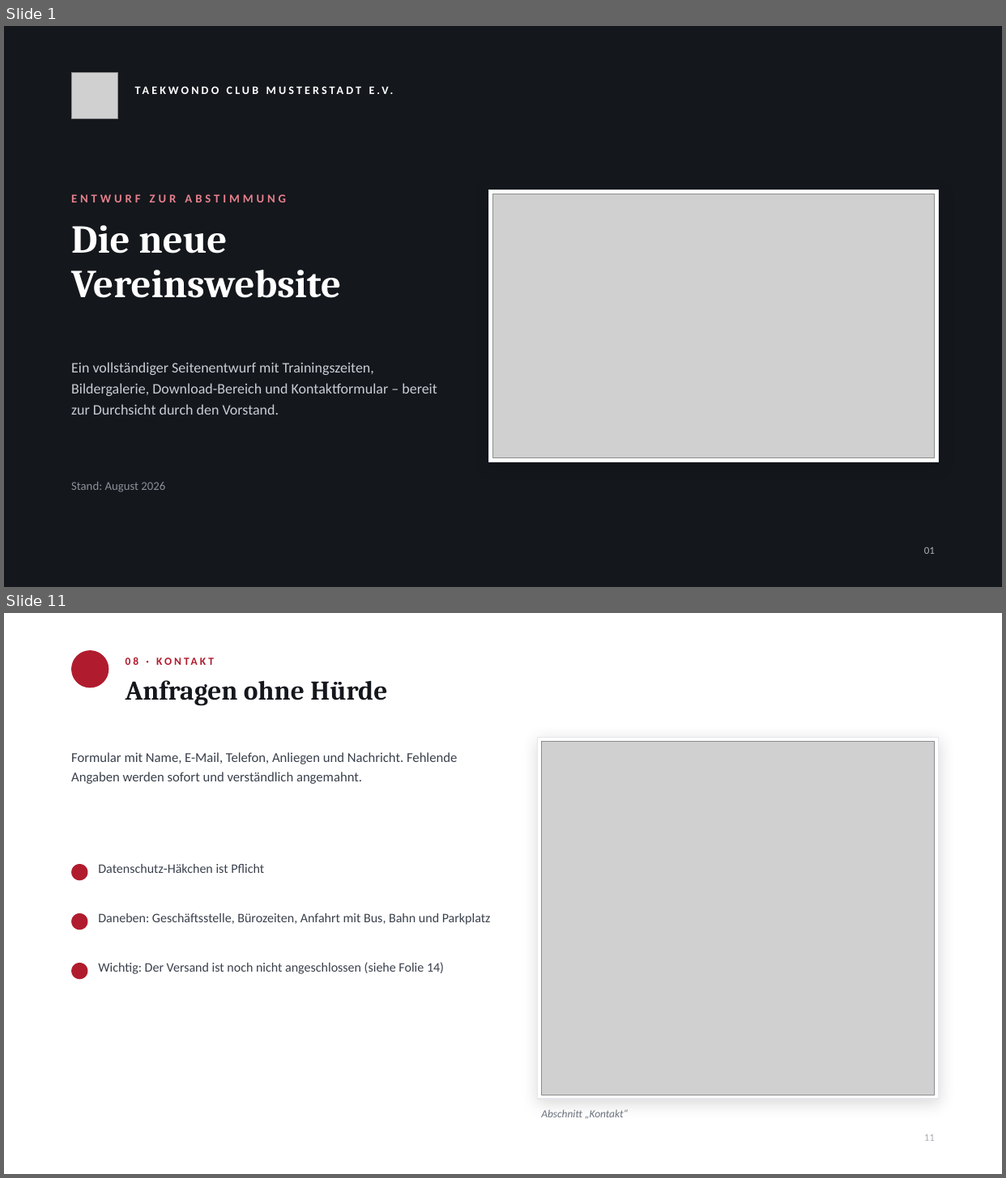
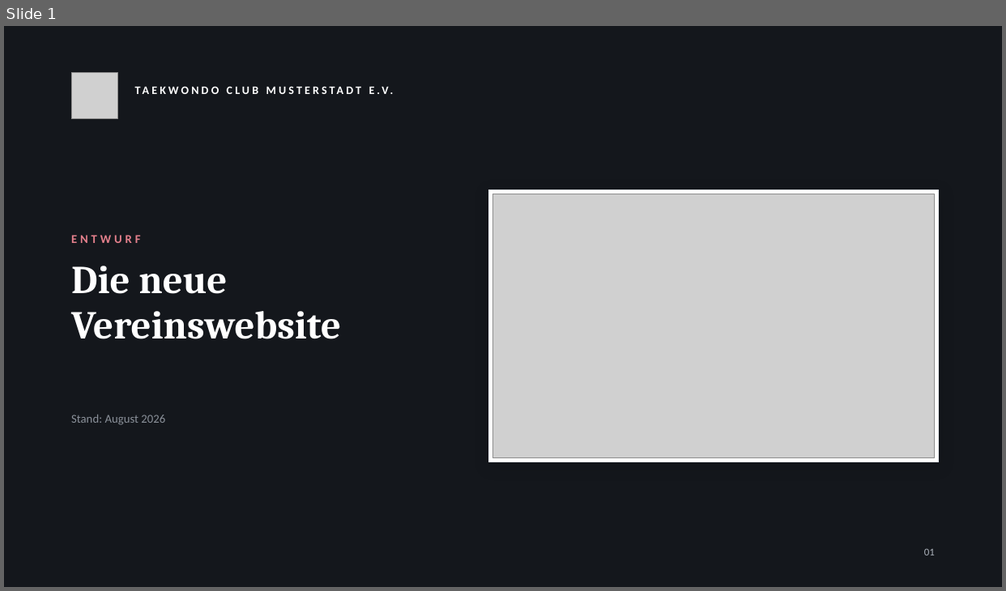
Before and after one commit to JustusRoe/Taekwondo-, a slide deck: praesentation/Website-Entwurf-Taekwondo-Club.pptx. Shown one above the other, each under a label of ours: slides 1 and 11 before the commit, slide 1 after it; the slides between them are not shown. The pictures are 1006x1178 and 1006x591 pixels, drawn with LibreOffice and Linux fonts; fonts in the diff are those of the drawing; grey boxes stand for pictures; background and template pictures are left out. Boxes give left, top, right and bottom in pixels: in the first picture for what was removed or moved away, otherwise in the second. Text is boxed around its words. In the diff, an @@ line names an element or a change of style, - is before the commit and + after.

```diff
--- a/praesentation/Website-Entwurf-Taekwondo-Club.pptx
+++ b/praesentation/Website-Entwurf-Taekwondo-Club.pptx
@@ slide 11 removed at [4, 613, 1002, 1174], background #FFFFFF @@
@@ ellipse removed at [71, 650, 108, 688] @@
@@ text removed at [126, 654, 724, 674] @@
-08 · KONTAKT
@@ text removed at [126, 680, 387, 705] @@
-Anfragen ohne Hürde
@@ text removed at [71, 752, 457, 784] @@
-Formular mit Name, E-Mail, Telefon, Anliegen und Nachricht. Fehlende Angaben werden sofort und verständlich angemahnt.
@@ rectangle removed at [537, 738, 938, 1100] @@
@@ picture removed at [542, 742, 935, 1095] @@
@@ ellipse removed at [71, 864, 88, 880] @@
@@ text removed at [98, 864, 264, 873] @@
-Datenschutz-Häkchen ist Pflicht
@@ ellipse removed at [71, 914, 88, 930] @@
@@ text removed at [98, 914, 491, 925] @@
-Daneben: Geschäftsstelle, Bürozeiten, Anfahrt mit Bus, Bahn und Parkplatz
@@ ellipse removed at [71, 963, 88, 979] @@
@@ text removed at [98, 962, 444, 974] @@
-Wichtig: Der Versand ist noch nicht angeschlossen (siehe Folie 14)
@@ text removed at [541, 1110, 628, 1118] @@
-Abschnitt „Kontakt“
@@ text removed at [924, 1135, 935, 1141] @@
-11
@@ slide 1 changed as well @@
@@ text at [71, 235, 140, 243]: text changed @@
-ENTWURF ZUR ABSTIMMUNG
+ENTWURF
@@ text "Die neue": place and size @@
-text "Die neue" at [71, 225, 341, 298]
+text "Die neue" at [71, 266, 341, 339]
@@ text removed at [71, 362, 437, 415] @@
-Ein vollständiger Seitenentwurf mit Trainingszeiten, Bildergalerie, Download-Bereich und Kontaktformular – bereit zur Durchsicht durch den Vorstand.
@@ text "Stand: August 2026": place and size @@
-text "Stand: August 2026" at [71, 482, 165, 493]
+text "Stand: August 2026" at [71, 415, 165, 425]
```
Also in this commit, not shown: 12 slides added, 13 other slides removed, 1 other file.
